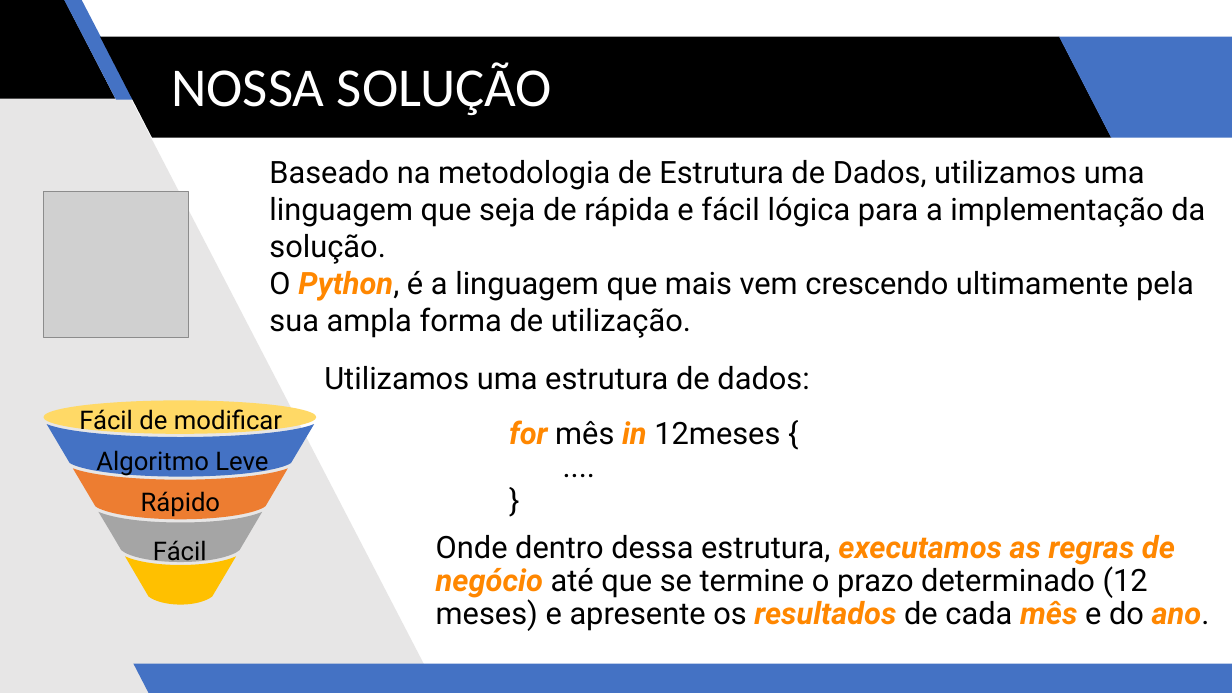
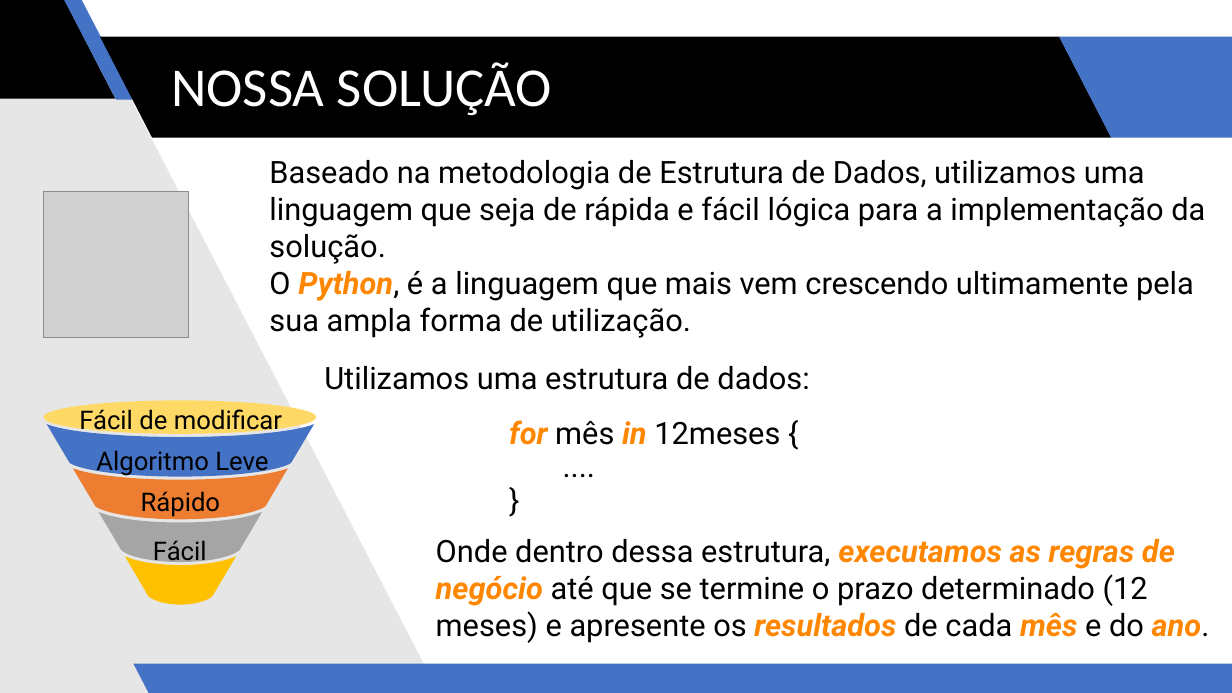
Before and after one commit to tech-warriors-corporation/profitco, a slide deck: slide 3 of presentation.pptx. Drawn at 1232x693 pixels with LibreOffice and Linux fonts; fonts in the diff are those of the drawing; grey boxes stand for pictures. Boxes give left, top, right and bottom in pixels: in the first picture for what was removed or moved away, otherwise in the second. Text is boxed around its words. In the diff, an @@ line names an element or a change of style, - is before the commit and + after.

```diff
--- a/presentation.pptx
+++ b/presentation.pptx
@@ text "Onde dentro dessa estrutura, executamos ..." at (436,539,1210,643): line spacing 0.9 to 1 @@
```
Also in this commit, not shown: 5 other slides changed.
